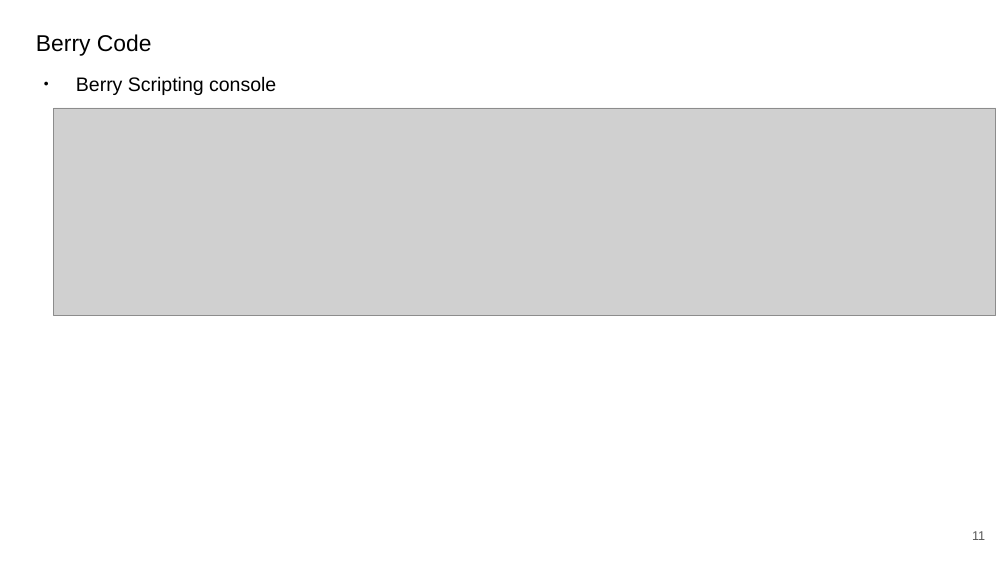
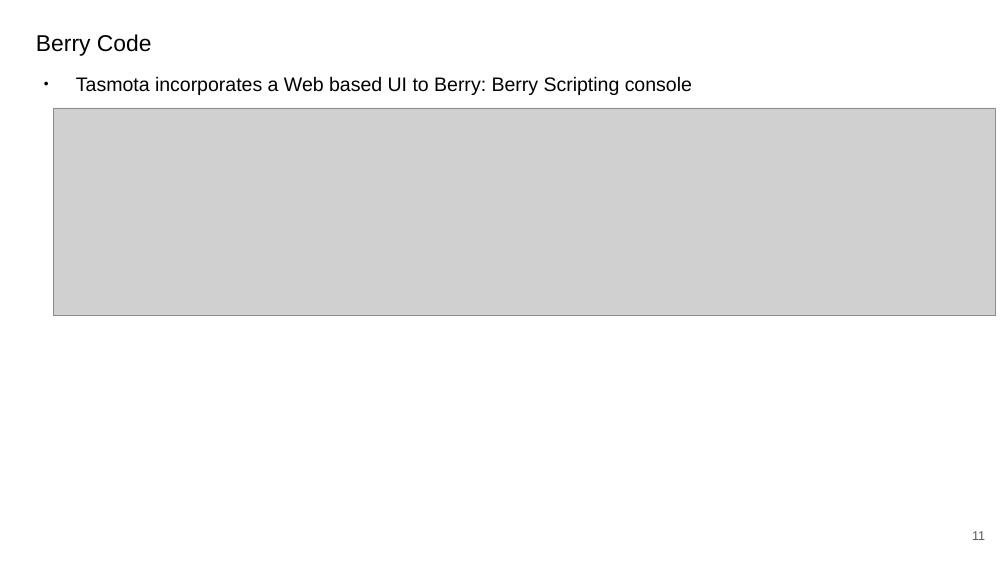
Before and after one commit to darrylb123/EO2024, a slide deck: slide 11 of EO2024-Tasmota+Berry.odp. Drawn at 1008x567 pixels with LibreOffice and Linux fonts; fonts in the diff are those of the drawing; grey boxes stand for pictures; background and template pictures are left out. Boxes give left, top, right and bottom in pixels: in the first picture for what was removed or moved away, otherwise in the second. Text is boxed around its words. In the diff, an @@ line names an element or a change of style, - is before the commit and + after.

```diff
--- a/EO2024-Tasmota+Berry.odp
+++ b/EO2024-Tasmota+Berry.odp
@@ text at box(76, 76, 692, 95): text changed @@
-● Berry Scripting console
+● Tasmota incorporates a Web based UI to Berry: Berry Scripting console
```
Also in this commit, not shown: 4 other slides changed.
